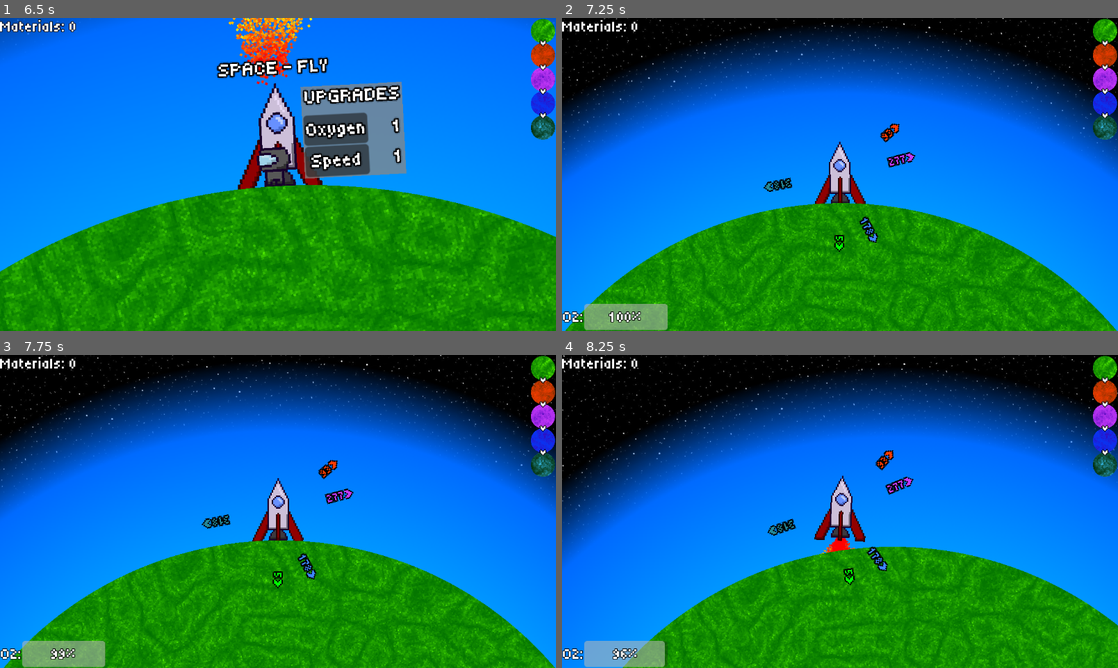
Above: before the commit, frames 1-4 (two rows, left to right).
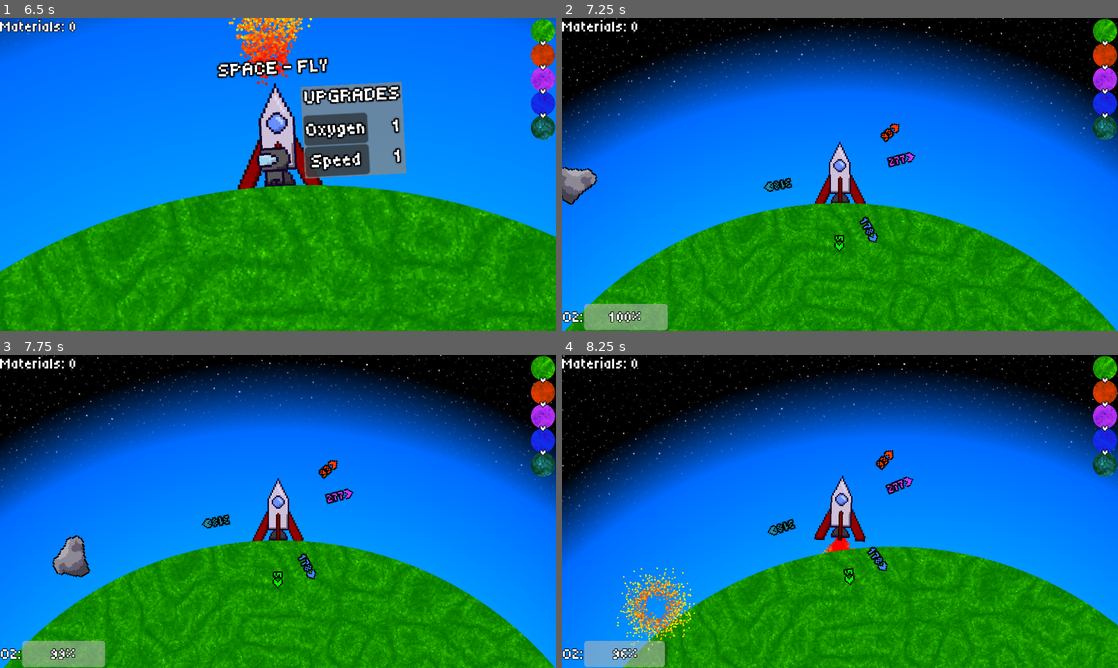
Above: after the commit, the same moments.

Repository: ChWh2/2dplanetgame
Game: Godot game, scene res://Scenes/start_screen.tscn
Same seed, same stepped clock (60 frames per second), same inputs: the game is played once before the commit and once after it.
Inputs:
- Up to frame 1 (6.5 s): click "Start" at 0.5 s; hold D (Right) 1.28-2.03 s; tap Space (Interact) every 0.75 s from 1.35 to 5.85 s; hold A (Left) 2.03-2.78 s; hold D (Right) 2.78-4.28 s; hold A (Left) from 4.28 s (still down)
- Up to frame 2 (7.25 s): release A (Left) at 6.53 s; hold D (Right) from 6.53 s (still down); tap Space (Interact) at 6.6 s
- Up to frame 3 (7.75 s): keep holding D (Right); tap Space (Interact) at 7.35 s
- Up to frame 4 (8.25 s): keep holding D (Right); tap Space (Interact) at 8.1 s

Frame 1 is identical in both runs. In frame 2, 0.5% of the frame differs, in the area x 0-7%, y 47-60%; in frame 3, 0.6%; in frame 4, 1.1%, in the area x 9-24%, y 67-95%.
Error before the commit: Parse Error: Expected expression after "or" operator. (res://Scripts/asteroids.gd:24)

Commit message:
fixed memory Leak and optimized asteroids

Diff:
--- a/Scenes/asteroid.tscn
+++ b/Scenes/asteroid.tscn
@@ -19,13 +19,9 @@
 offsets = PackedFloat32Array(0.266667, 1)
 colors = PackedColorArray(1, 0, 0, 1, 1, 1, 0, 1)
 
-[node name="Asteroid" type="RigidBody2D"]
+[node name="Asteroid" type="Area2D"]
 collision_layer = 3
 collision_mask = 3
-contact_monitor = true
-max_contacts_reported = 1
-linear_damp_mode = 1
-angular_damp_mode = 1
 script = ExtResource("1_xdmjg")
 
 [node name="Sprite2D" type="Sprite2D" parent="."]
@@ -57,7 +53,11 @@
 color_ramp = SubResource("Gradient_jsy1h")
 
 [node name="Kaboom" type="Timer" parent="."]
-wait_time = 0.1
+wait_time = 0.5
+
+[node name="StartStopping" type="Timer" parent="."]
+wait_time = 0.2
 
 [connection signal="body_entered" from="." to="." method="_on_body_entered"]
 [connection signal="timeout" from="Kaboom" to="." method="_on_kaboom_timeout"]
+[connection signal="timeout" from="StartStopping" to="." method="_on_start_stopping_timeout"]
--- a/Scenes/rocket.tscn
+++ b/Scenes/rocket.tscn
@@ -222,6 +222,7 @@
 label_settings = SubResource("LabelSettings_x0837")
 vertical_alignment = 1
 
+[connection signal="area_entered" from="." to="." method="_on_area_entered"]
 [connection signal="body_entered" from="." to="." method="_on_body_entered"]
 [connection signal="body_exited" from="." to="." method="_on_body_exited"]
 [connection signal="timeout" from="takeOff" to="." method="_on_take_off_timeout"]
--- a/Scenes/space.tscn
+++ b/Scenes/space.tscn
@@ -152,7 +152,7 @@
 follow = NodePath("../Rocket")
 
 [node name="Timer" type="Timer" parent="Asteroids"]
-wait_time = 0.05
+wait_time = 0.1
 autostart = true
 
 [node name="CanvasLayer" type="CanvasLayer" parent="."]
--- a/Scripts/asteroid.gd
+++ b/Scripts/asteroid.gd
@@ -1,28 +1,38 @@
-extends RigidBody2D
+extends Area2D
 class_name asteroid
 
 signal crashed(object: asteroid)
 
+var linVel : float
+var angVel : float
+
+var working = true
+
+func _physics_process(delta: float) -> void:
+	if working:
+		position += Vector2(1,1).normalized() * linVel * delta
+		rotation += angVel * delta
+
 func tellCrash():
+	crashed.emit(self)
+	queue_free()
+
+func _on_body_entered(_body: Node) -> void:
+	working = false
 	$Kaboom.start()
+	$StartStopping.start()
+
 	$CPUParticles2D.restart()
 	$Sprite2D.visible = false
-	call_deferred("Freeze")
-
-	crashed.emit(self)
-
-func _on_body_entered(_body: Node) -> void:
-	$Kaboom.start()
-	$CPUParticles2D.restart()
-	$Sprite2D.visible = false
-	call_deferred("Freeze")
-
-	crashed.emit(self)
 
 
 func _on_kaboom_timeout() -> void:
-	$Kaboom.stop()
-	queue_free()
+	$Kaboom
+	crashed.emit(self)
 
-func Freeze():
-	freeze = true
+func offset(xy : Vector2):
+	position -= xy
+
+
+func _on_start_stopping_timeout() -> void:
+	$CPUParticles2D.emitting = false
--- a/Scripts/asteroids.gd
+++ b/Scripts/asteroids.gd
@@ -9,44 +9,47 @@
 const minSpeed = 100.0
 const maxSpeed = 200.0
 
-const maxCount : int = 150
+const maxCount : int = 100
 
 @export var asteroidTemplate : PackedScene
 @export var follow : Node2D
 
 var asteroids : Array[asteroid]
 
-#func _ready() -> void:
-	#for i in initialCount:
-		#spawn()
+func _ready() -> void:
+	for i in initialCount:
+		spawn(true)
 
-func _on_timer_timeout() -> void:
-	if
-	spawn()
+func spawn(_noRad : bool):
+	if asteroids.size() < maxCount - 1:
+		var newAsteroid = asteroidTemplate.instantiate()
+		add_child(newAsteroid)
+		if newAsteroid is asteroid:
+			newAsteroid.crashed.connect(crashed)
 
-func spawn():
-	var newAsteroid = asteroidTemplate.instantiate()
-	add_child(newAsteroid)
-	if newAsteroid is asteroid:
+			var theta = randf_range(0, 2 * PI)
+			var rad = randf_range(noSpawnRadius, spawnRadius)
 
-		newAsteroid.crashed.connect(crashed)
+			var angularVelocity = randf_range(-maxRotSpeed, maxRotSpeed)
 
-		var theta = randf_range(0, 2 * PI)
-		var rad = randf_range(noSpawnRadius, spawnRadius)
-		var angularVelocity = randf_range(-maxRotSpeed, maxRotSpeed)
+			newAsteroid.global_position = global_position + rad * Vector2(cos(theta), sin(theta))
 
-		newAsteroid.global_position = global_position + rad * Vector2(cos(theta), sin(theta))
+			var velocity = randf_range(minSpeed, maxSpeed)
 
-		var velocity = Vector2(1,1) * randf_range(minSpeed, maxSpeed)
+			newAsteroid.angVel = angularVelocity
+			newAsteroid.linVel = velocity
 
-		newAsteroid.angular_velocity = angularVelocity
-		newAsteroid.linear_velocity = velocity
-
-		asteroids.append(newAsteroid)
+			asteroids.append(newAsteroid)
 
 func _physics_process(_delta: float) -> void:
+	var offset = follow.global_position - global_position
+
+	spawn(false)
+
 	global_position = follow.global_position
 	for i in asteroids:
+		i.offset(offset)
+
 		if i.position.length() > spawnRadius:
 			crashed(i)
 
@@ -55,3 +58,5 @@
 	print(get_children().size())
 	if i:
 		asteroids.remove_at(i - 1)
+
+	obj.queue_free()
--- a/Scripts/rocket.gd
+++ b/Scripts/rocket.gd
@@ -134,9 +134,6 @@
 		plr.set_physics_process(true)
 
 		plr = null
-	elif body is asteroid and flying:
-		body.tellCrash()
-		plr.addMaterial(1)
 
 func _on_body_exited(body: Node2D) -> void:
 	if body is player and not flying:
@@ -150,3 +147,9 @@
 	$CPUParticles2D.restart()
 
 	tookOff = true
+
+
+func _on_area_entered(area: Area2D) -> void:
+	if area is asteroid and flying:
+		area.tellCrash()
+		plr.addMaterial(1)
